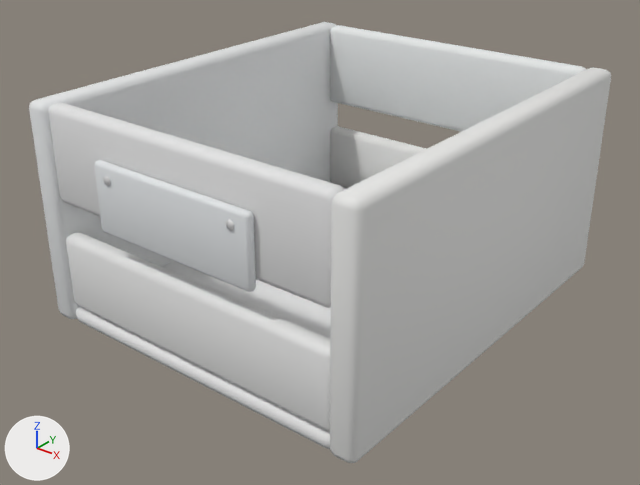
One commit to the glTF model assets/models/furniture/crate_oak.glb: the scene before it, then after it.
The view is the same before and after, from a 50 mm camera at (0.338, -0.438, 0.306) aimed at (0.002, -0.019, 0.046). Every picture has the same lights, and +X, +Y and +Z are marked at lower left. The older version comes first. Vertices at exactly the same position are counted once.

Before the edit, the objects in view are built like this:
```python
me_kiste_001 = bpy.data.meshes.new('Kiste.001')
me_kiste_001.from_pydata(...)  # 392 vertices, 756 faces; spans x -0.125..0.125, y -0.145..0.145, z 0.0..0.15
me_kiste_001.materials.append(mat_wood)
me_schild_001 = bpy.data.meshes.new('Schild.001')
me_schild_001.from_pydata(...)  # 56 vertices, 108 faces; spans x -0.0599..0.0603, y -0.1491..-0.1427, z 0.0823..0.1274
me_schild_001.materials.append(mat_paper)
ob_paper = bpy.data.objects.new('paper', me_schild_001)
ob_paper.location = (0.0, 0.0, 0.0)
ob_wood = bpy.data.objects.new('wood', me_kiste_001)
ob_wood.location = (0.0, 0.0, 0.0)
```
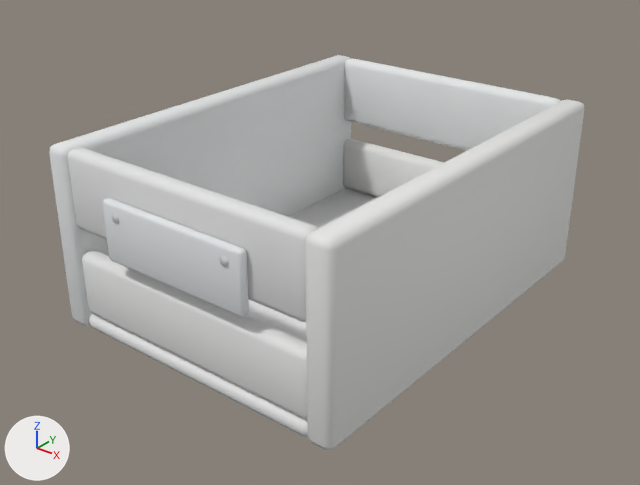
Pixel boxes (x1, y1, x2, y2) of what changed, in the pictures (640 x 485 px; the box of a moved part takes in the faces that stretch with it):
'wood', reshaped (8% narrower, 10% shorter): before (29, 22, 611, 463); after (49, 55, 584, 450)
'paper', reshaped (10% narrower, 10% shorter): before (94, 160, 256, 292); after (103, 198, 249, 317)
part 1 of me_kiste_001, moved or reshaped: before (76, 187, 347, 449); after (89, 188, 378, 437)
part 2 of me_kiste_001, moved or reshaped: before (29, 22, 338, 319); after (49, 55, 351, 326)
part 3 of me_kiste_001, moved or reshaped: before (330, 67, 611, 463); after (306, 99, 584, 450)
part 4 of me_kiste_001, moved or reshaped: before (66, 232, 331, 431); after (82, 251, 307, 419)
part 5 of me_kiste_001, moved or reshaped: before (48, 102, 345, 308); after (68, 147, 318, 322)
part 6 of me_kiste_001, moved or reshaped: before (330, 126, 426, 188); after (343, 139, 444, 197)
part 7 of me_kiste_001, moved or reshaped: before (330, 25, 587, 132); after (344, 58, 561, 150)
part 8 of me_schild_001, moved or reshaped: before (244, 211, 256, 290); after (237, 248, 249, 315)
part 9 of me_schild_001, moved or reshaped (mostly hidden): before (119, 238, 247, 291); after (113, 261, 241, 317)
part 10 of me_schild_001, moved or reshaped: before (94, 160, 249, 218); after (103, 198, 241, 255)
part 11 of me_schild_001, moved or reshaped: before (94, 165, 247, 289); after (103, 204, 240, 315)

The change in detail:
me_kiste_001 is used by ob_wood; location (0.0, 0.0, 0.0).
me_kiste_001 had 392 vertices, 756 faces and spanned x -0.125..0.125, y -0.145..0.145, z 0.0..0.15.
me_kiste_001 now has 392 vertices, 756 faces and spans x -0.11..0.11, y -0.145..0.145, z 0.0..0.125.
me_kiste_001 part 1: the loose piece of 56 vertices spanning x -0.109..0.11, y -0.143..0.143, z 0.0..0.012 is multiplied about its middle by the matrix ((0.858, 0.003, -0.001), (0.0, 1.001, 0.0), (0.0, 0.0, 0.999)).
me_kiste_001 part 2: the loose piece of 56 vertices spanning x -0.125..-0.107, y -0.145..0.145, z 0.0..0.15 is scaled about its middle by (0.993, 1, 0.826), then moved by (0.015, 0.0, -0.012).
me_kiste_001 part 3: the loose piece of 56 vertices spanning x 0.107..0.125, y -0.145..0.145, z 0.0..0.15 is scaled about its middle by (1, 0.998, 0.827), then moved by (-0.015, 0.0, -0.012).
me_kiste_001 part 4: the loose piece of 56 vertices spanning x -0.109..0.11, y -0.144..-0.13, z 0.012..0.064 is scaled about its middle by (0.856, 0.987, 0.827), then moved by (-0.001, 0.0, -0.004).
me_kiste_001 part 5: the loose piece of 56 vertices spanning x -0.109..0.109, y -0.143..-0.129, z 0.086..0.15 is scaled about its middle by (0.858, 0.988, 0.812), then moved by (-0.001, 0.0, -0.019).
me_kiste_001 part 6: the loose piece of 56 vertices spanning x -0.109..0.109, y 0.13..0.143, z 0.012..0.064 is scaled about its middle by (0.857, 1, 0.828), then moved by (-0.001, 0.0, -0.004).
me_kiste_001 part 7: the loose piece of 56 vertices spanning x -0.109..0.109, y 0.13..0.143, z 0.086..0.15 is scaled about its middle by (0.858, 0.998, 0.81), then moved by (0.0, 0.0, -0.019).
me_schild_001 is used by ob_paper; location (0.0, 0.0, 0.0).
me_schild_001 had 56 vertices, 108 faces and spanned x -0.0599..0.0603, y -0.1491..-0.1427, z 0.0823..0.1274.
me_schild_001 now has 56 vertices, 108 faces and spans x -0.0556..0.0544, y -0.1491..-0.143, z 0.065..0.105.
me_schild_001 part 8: all 14 vertices in x 0.0578..0.0602, y -0.149..-0.143, z 0.125..0.1274 are moved by (-0.0058, 0.0, -0.0224).
me_schild_001 part 9: 11 of the vertices in x -0.0598..-0.0574, y -0.1481..-0.1428, z 0.0823..0.0847 are moved by (0.0042, -0.0003, -0.0173).
me_schild_001 part 10: all 14 vertices in x -0.0599..-0.0575, y -0.1487..-0.1427, z 0.1248..0.1272 are moved by (0.0043, -0.0004, -0.0222).
me_schild_001 part 11: all 3 vertices in x -0.0598..-0.0574, y -0.1488..-0.1464, z 0.0847 are moved by (0.0043, -0.0003, -0.0173).
Other edits to the shape of me_schild_001 do not show in these pictures.
